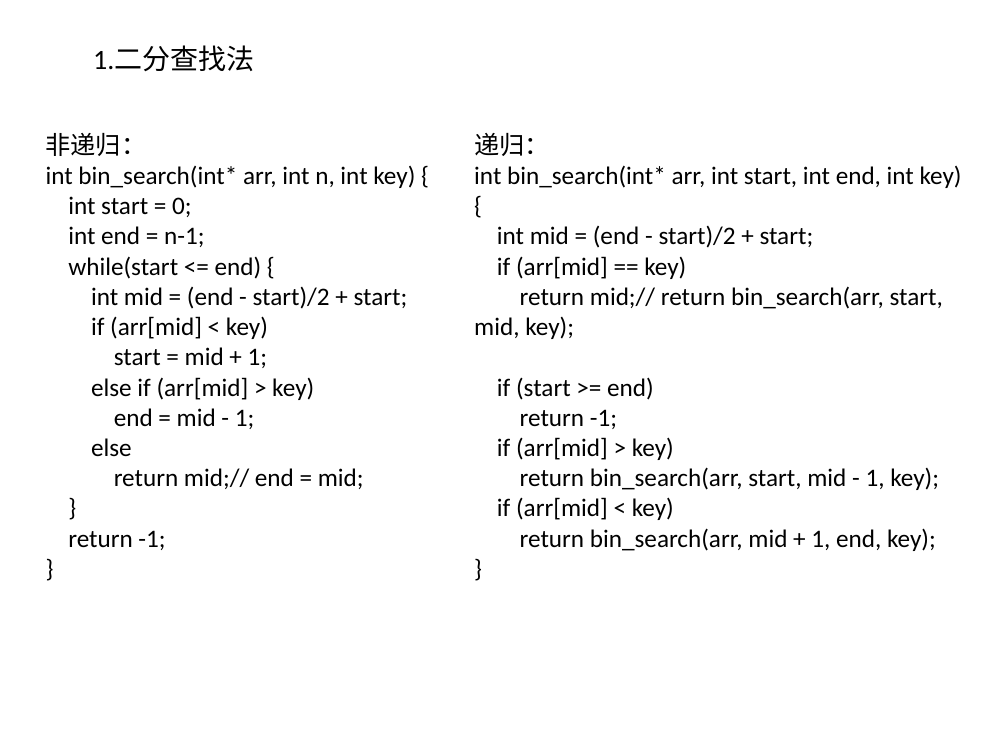
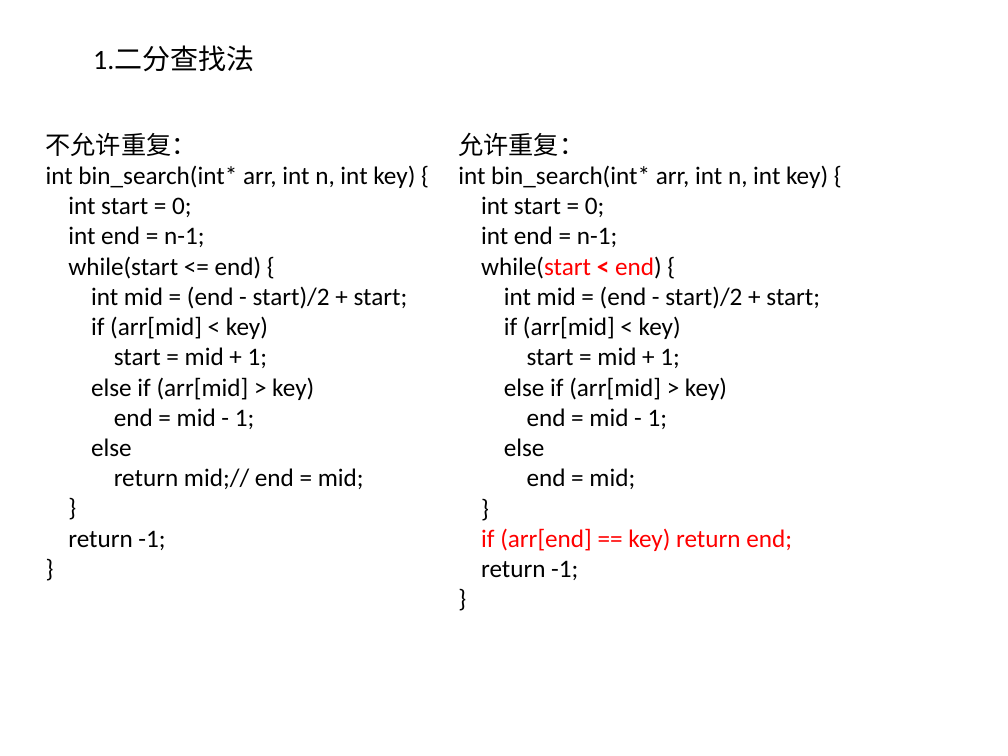
Before and after one commit to willkk/miscellaneous, a slide deck: slide 2 of algos_summary.pptx. Drawn at 1008x756 pixels with LibreOffice and Linux fonts; fonts in the diff are those of the drawing. Boxes give left, top, right and bottom in pixels: in the first picture for what was removed or moved away, otherwise in the second. Text is boxed around its words. In the diff, an @@ line names an element or a change of style, - is before the commit and + after.

```diff
--- a/algos_summary.pptx
+++ b/algos_summary.pptx
@@ text at bbox=[46, 133, 197, 156]: text changed @@
-非递归：
+不允许重复：
@@ text "允许重复：": place and size @@
-text "允许重复：" at bbox=[474, 133, 962, 551]
+text "允许重复：" at bbox=[458, 133, 828, 580]
@@ text at bbox=[458, 133, 828, 279]: text changed @@
-递归：
-int bin_search(int* arr, int start, int end, int key) {
+允许重复：
+int bin_search(int* arr, int n, int key) {
+int start = 0;
+int end = n-1;
+while(start < end) {
@@ text at bbox=[481, 316, 792, 551]: text changed @@
-if (arr[mid] == key)
-return mid;// return bin_search(arr, start, mid, key);
-if (start >= end)
+if (arr[mid] < key)
+start = mid + 1;
+else if (arr[mid] > key)
+end = mid - 1;
+else
+end = mid;
+}
+if (arr[end] == key) return end;
@@ text at bbox=[497, 437, 939, 551]: paragraphs removed @@
-if (arr[mid] > key)
-return bin_search(arr, start, mid - 1, key);
-if (arr[mid] < key)
-return bin_search(arr, mid + 1, end, key);
```
Also in this commit, not shown: 1 other file.
